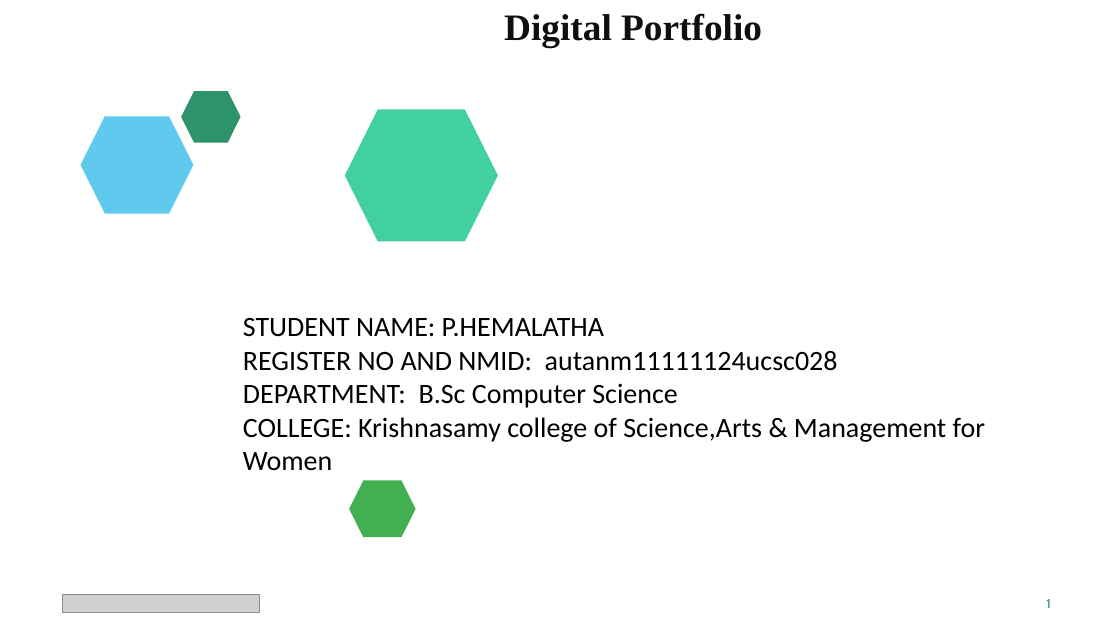
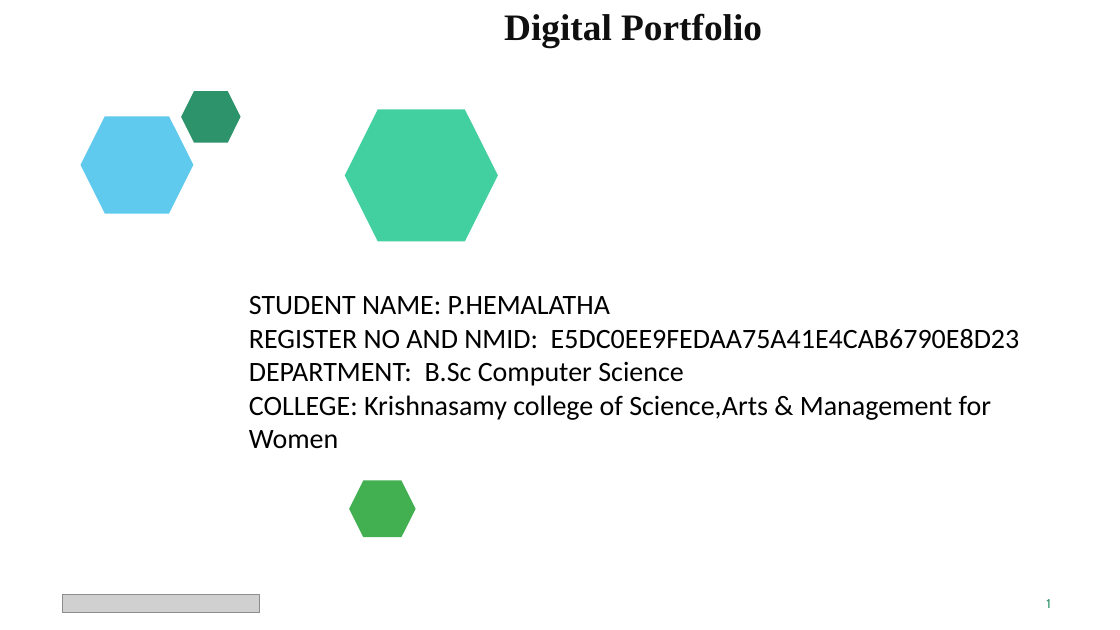
Before and after one commit to hemalathapalani127-prog/HE-MA-LA-TH-A, a slide deck: slide 1 of hemalatha.odp. Drawn at 1120x630 pixels with LibreOffice and Linux fonts; fonts in the diff are those of the drawing; grey boxes stand for pictures. Boxes give left, top, right and bottom in pixels: in the first picture for what was removed or moved away, otherwise in the second. Text is boxed around its words. In the diff, an @@ line names an element or a change of style, - is before the commit and + after.

```diff
--- a/hemalatha.odp
+++ b/hemalatha.odp
@@ text "STUDENT NAME: P.HEMALATHA": place and size @@
-text "STUDENT NAME: P.HEMALATHA" at (243,318,985,470)
+text "STUDENT NAME: P.HEMALATHA" at (249,296,1020,448)
@@ text at (249,329,1020,349): text changed @@
-REGISTER NO AND NMID: autanm11111124ucsc028
+REGISTER NO AND NMID: E5DC0EE9FEDAA75A41E4CAB6790E8D23
```
